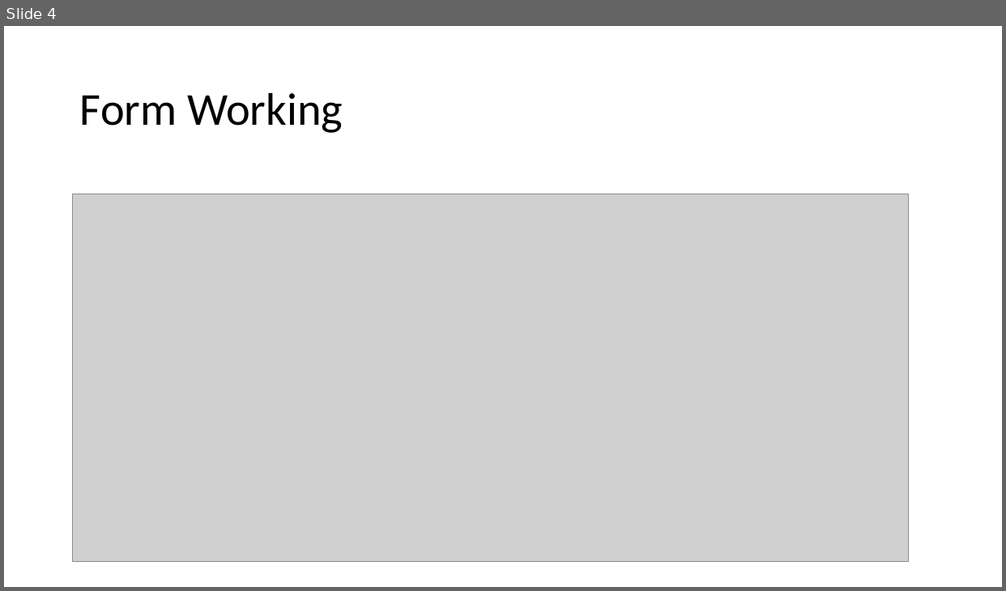
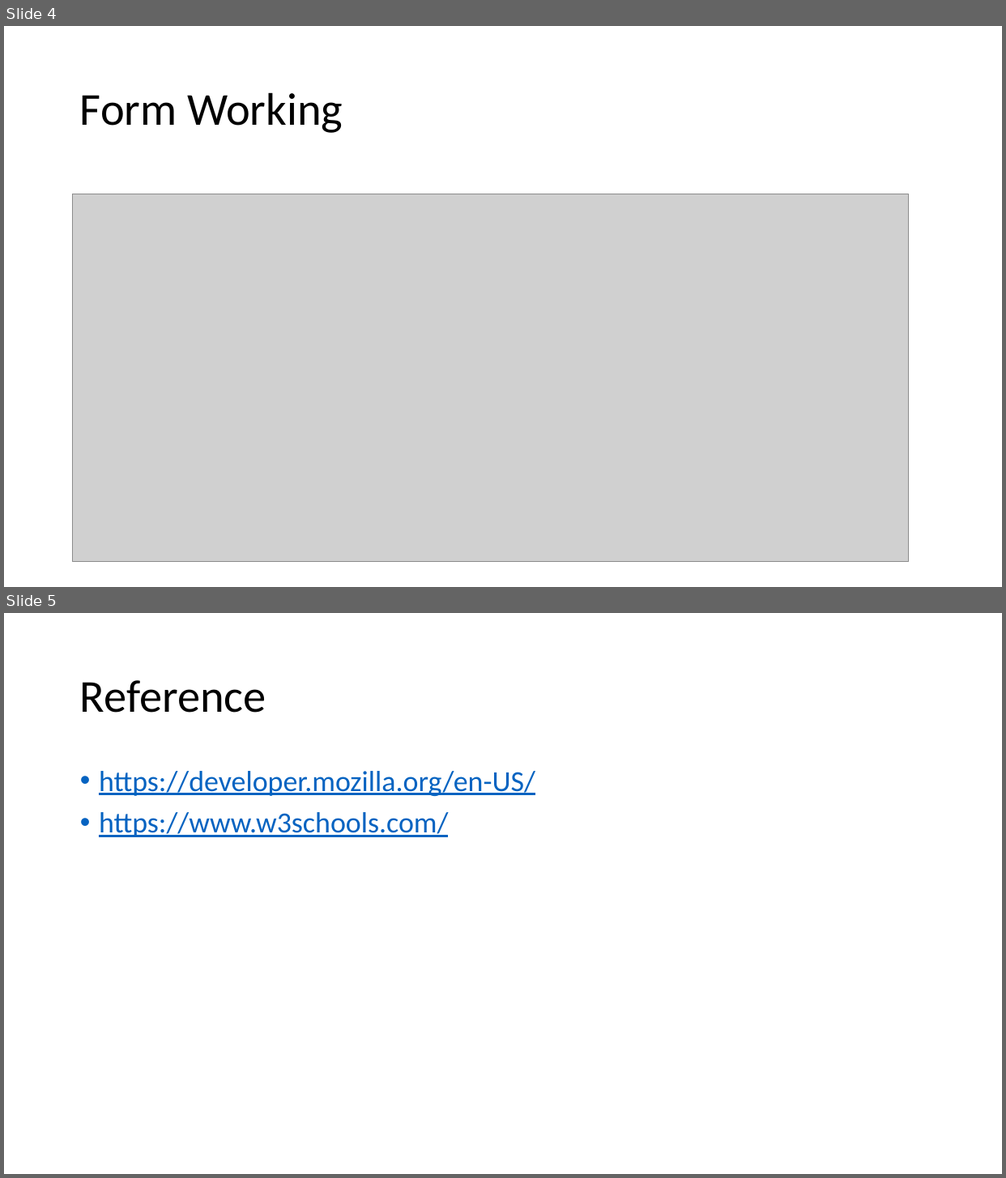
Before and after one commit to vikas0799/mirai_web_beta, a slide deck: Lect-07-form/html-tags.pptx. Shown one above the other, each under a label of ours: slide 4 before the commit, slides 4 and 5 after it. The pictures are 1006x591 and 1006x1178 pixels, drawn with LibreOffice and Linux fonts; fonts in the diff are those of the drawing; grey boxes stand for pictures. Boxes give left, top, right and bottom in pixels: in the first picture for what was removed or moved away, otherwise in the second. Text is boxed around its words. In the diff, an @@ line names an element or a change of style, - is before the commit and + after.

Commit message:
form

```diff
--- a/Lect-07-form/html-tags.pptx
+++ b/Lect-07-form/html-tags.pptx
@@ slide 5 added at <box>4,613,1002,1174</box>, background #FFFFFF @@
@@ title added at <box>80,680,266,713</box>, 44 pt, text #000000 @@
+Reference
@@ text added at <box>99,771,535,837</box>, 28 pt, text #0563C1, underline @@
+• https://developer.mozilla.org/en-US/
+• https://www.w3schools.com/
```
